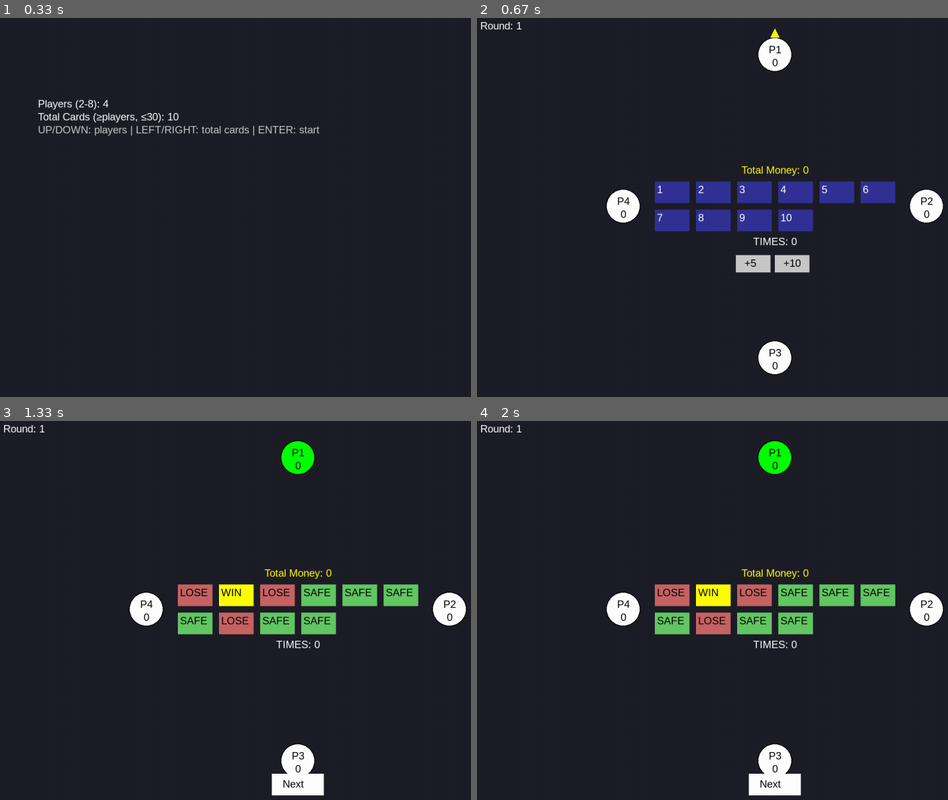
Above: before the commit, frames 1-4 (two rows, left to right).
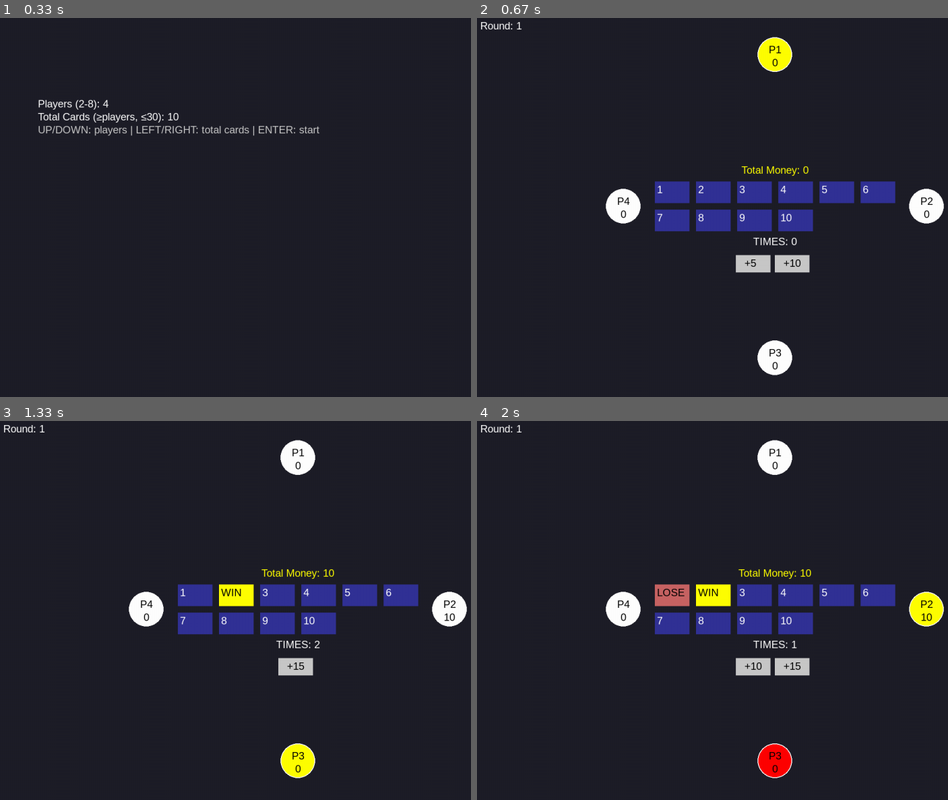
Above: after the commit, the same moments.

Repository: yuxuan7125/-
Game: pygame game, started from AIpygame.py
Two runs of this game, one before a commit and one after it. Both use one fixed random seed, a clock stepped at 60 frames per second and the inputs below.
Inputs (mouse positions are in pixels of both pictures, inside the frame that each line leads up to):
- Up to frame 1 (0.33 s): no input
- Up to frame 2 (0.67 s): tap Enter at 0.33 s
- Up to frame 3 (1.33 s): click "2" at 0.72 s; click (315, 667) at 1.05 s, where only the run after the commit has a clickable "+10"
- Up to frame 4 (2 s): click (670, 595) at 1.38 s, where only the run after the commit has a clickable "1"; click (585, 701) at 1.72 s

Frame 1 is identical in both runs. In frame 2, 0.8% of the frame differs, in the area x 27-100%, y 2-95%; in frame 3, 6.4%; in frame 4, 6.7%, in the area x 27-100%, y 4-99%.

Commit message:
可以完了！！！

Diff:
--- a/AIpygame.py
+++ b/AIpygame.py
@@ -186,15 +186,21 @@
             screen.blit(id_text, (p.pos[0] - id_text.get_width()//2, p.pos[1] - 25))
             screen.blit(money_text, (p.pos[0] - money_text.get_width()//2, p.pos[1] + 5))
 
-        # 箭頭
-        if not game_over:
-            curr = players[current_index]
-            if curr.alive:
-                pygame.draw.polygon(screen, (255,255,0), [
-                    (curr.pos[0], curr.pos[1]-60),
-                    (curr.pos[0]-10, curr.pos[1]-40),
-                    (curr.pos[0]+10, curr.pos[1]-40)
-                ])
+        # 畫玩家頭像
+        for i, p in enumerate(players):
+            # 判斷是否輪到該玩家
+            if not game_over and i == current_index and p.alive:
+                draw_color = (255,255,0)  # 輪到玩家 → 黃色
+            else:
+                draw_color = p.color      # 原本顏色：白/紅/綠
+
+            pygame.draw.circle(screen, draw_color, p.pos, 40, 0)  # 填滿顏色
+            pygame.draw.circle(screen, (255,255,255), p.pos, 40, 2)  # 邊框
+
+            id_text = FONT.render(f"P{p.idx+1}", True, (0,0,0))
+            money_text = FONT.render(str(p.money), True, (0,0,0))
+            screen.blit(id_text, (p.pos[0]-id_text.get_width()//2, p.pos[1]-25))
+            screen.blit(money_text, (p.pos[0]-money_text.get_width()//2, p.pos[1]+5))
 
         # 畫卡牌
         for card in pool_cards:
@@ -284,14 +290,20 @@
                             forced_draws = 0
 
                         if card.type=="WIN":
-                            curr.color = (0,255,0)
+                            if curr.money > 0:
+                                curr.color = (0,255,0)
+                                game_over = True
+                                show_next_button = True
+                            else:
+                                # 金額=0時視為SAFE，什麼都不做，玩家繼續抽牌
+                                pass
                         elif card.type=="DEAD":
                             curr.color = (255,0,0)
                             curr.alive = False
                             direction *= -1
 
                         alive_players = [p for p in players if p.alive]
-                        if len(alive_players)==1 or card.type=="WIN":
+                        if len(alive_players)==1 or (card.type=="WIN" and curr.money > 0):
                             for c in pool_cards:
                                 c.revealed = True
                             if len(alive_players)==1:
